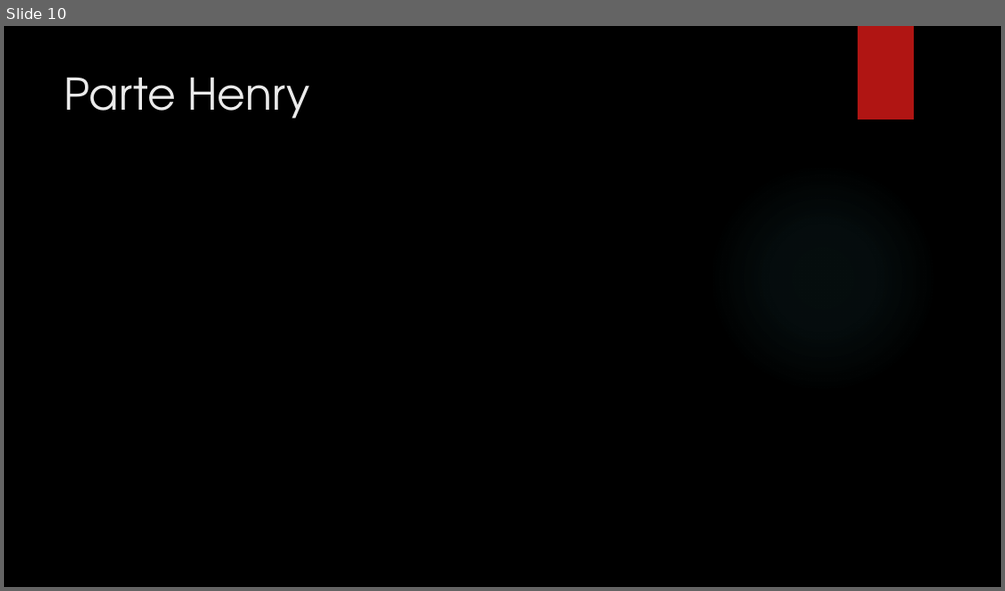
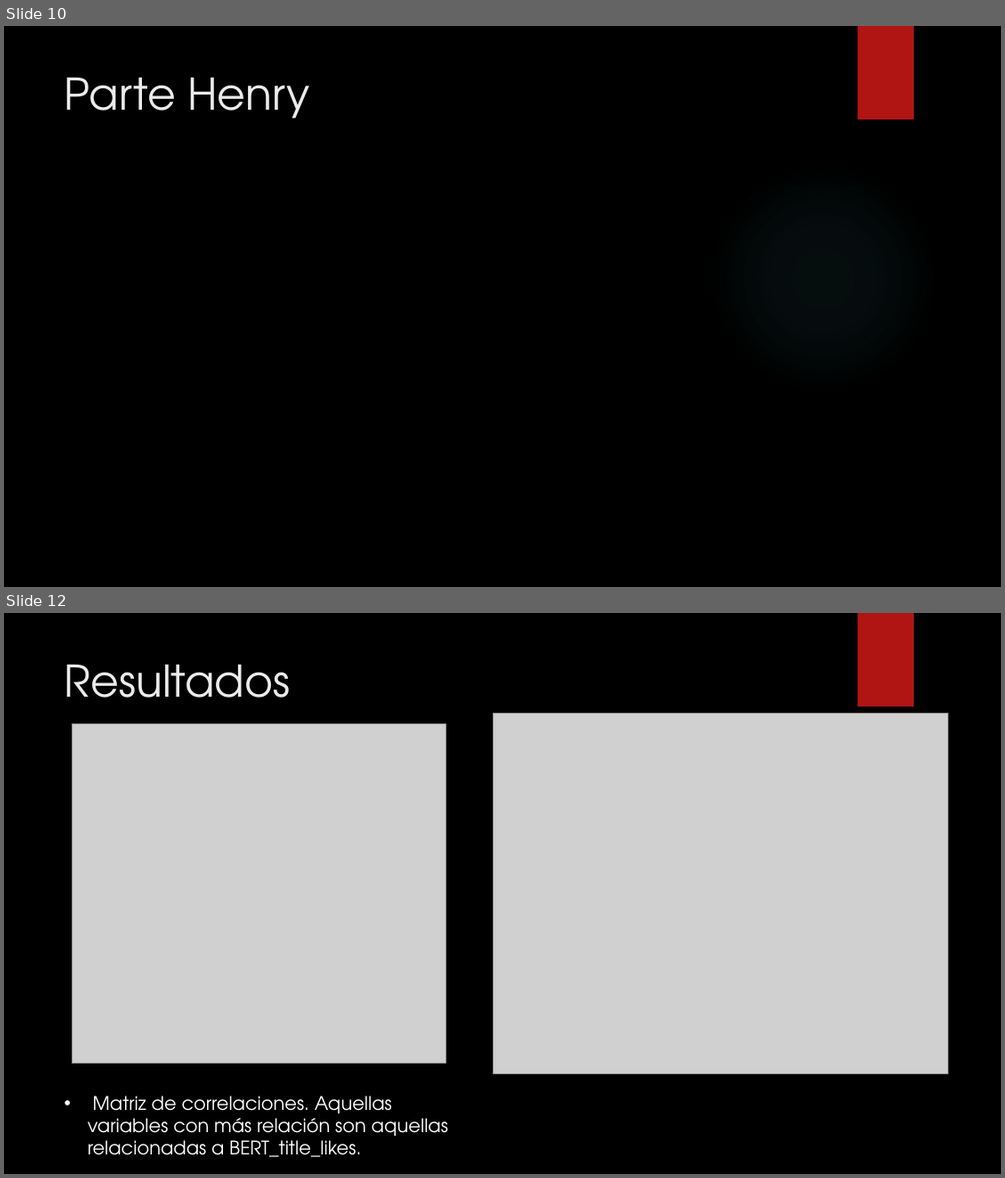
Before and after one commit to david-dlta/recursosTFM, a slide deck: PresentacionTFM.pptx. Shown one above the other, each under a label of ours: slide 10 before the commit, slides 10 and 12 after it; the slides between them are not shown. The pictures are 1005x591 and 1005x1178 pixels, drawn with LibreOffice and Linux fonts; fonts in the diff are those of the drawing; grey boxes stand for pictures; background and template pictures are left out. Boxes give left, top, right and bottom in pixels: in the first picture for what was removed or moved away, otherwise in the second. Text is boxed around its words. In the diff, an @@ line names an element or a change of style, - is before the commit and + after.

```diff
--- a/PresentacionTFM.pptx
+++ b/PresentacionTFM.pptx
@@ slide 12 added at <box>4,613,1001,1174</box>, background picture (left out); not listed: 1 template element that a slide beside it also shows @@
@@ title added at <box>65,664,291,698</box>, 42 pt, text #EBEBEB @@
+Resultados
@@ picture added at <box>493,714,948,1074</box> @@
@@ picture added at <box>72,723,446,1064</box> @@
@@ text added at <box>88,1095,448,1157</box>, 18 pt, text #FFFFFF @@
+• Matriz de correlaciones. Aquellas variables con más relación son aquellas relacionadas a BERT_title_likes.
```
Also in this commit, not shown: 2 other slides added, 1 slide removed, 1 other file.
